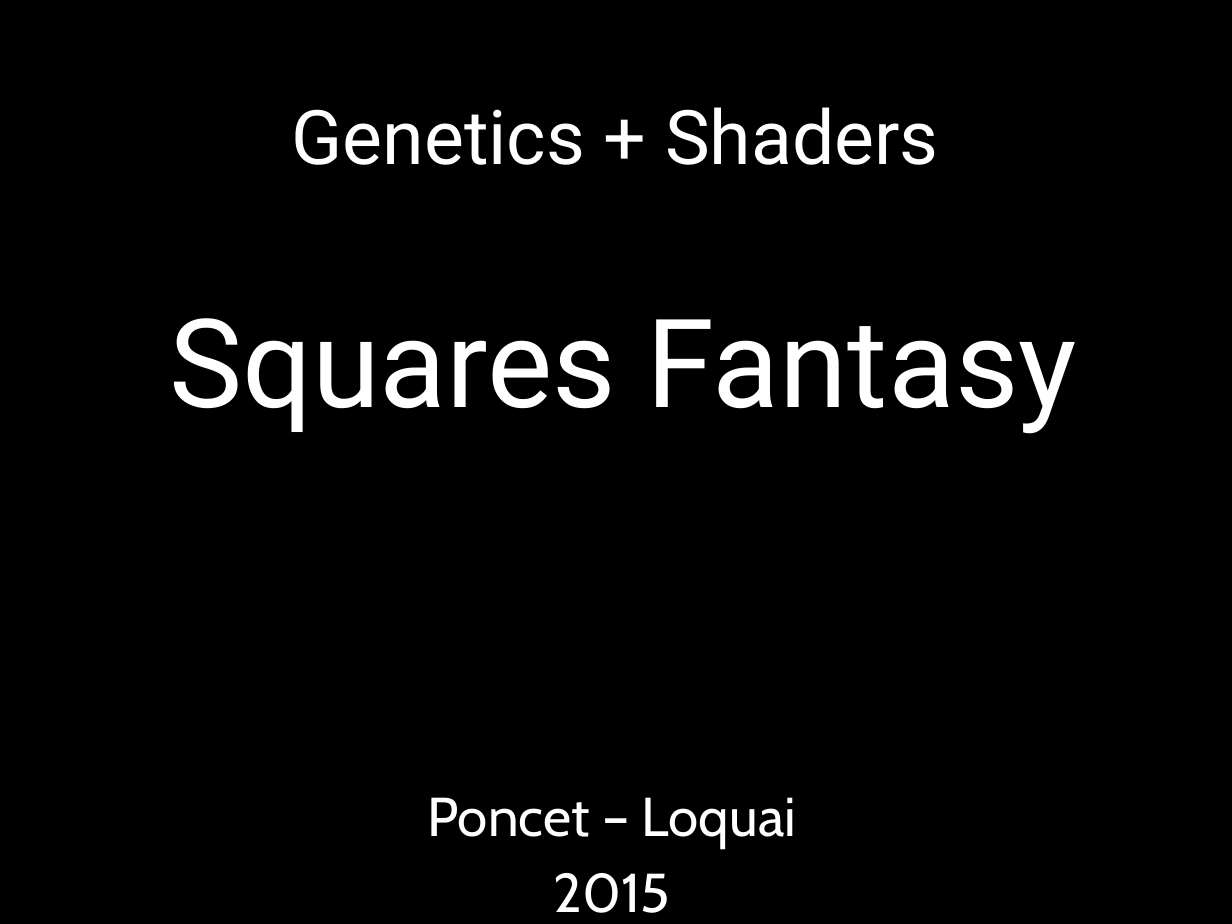
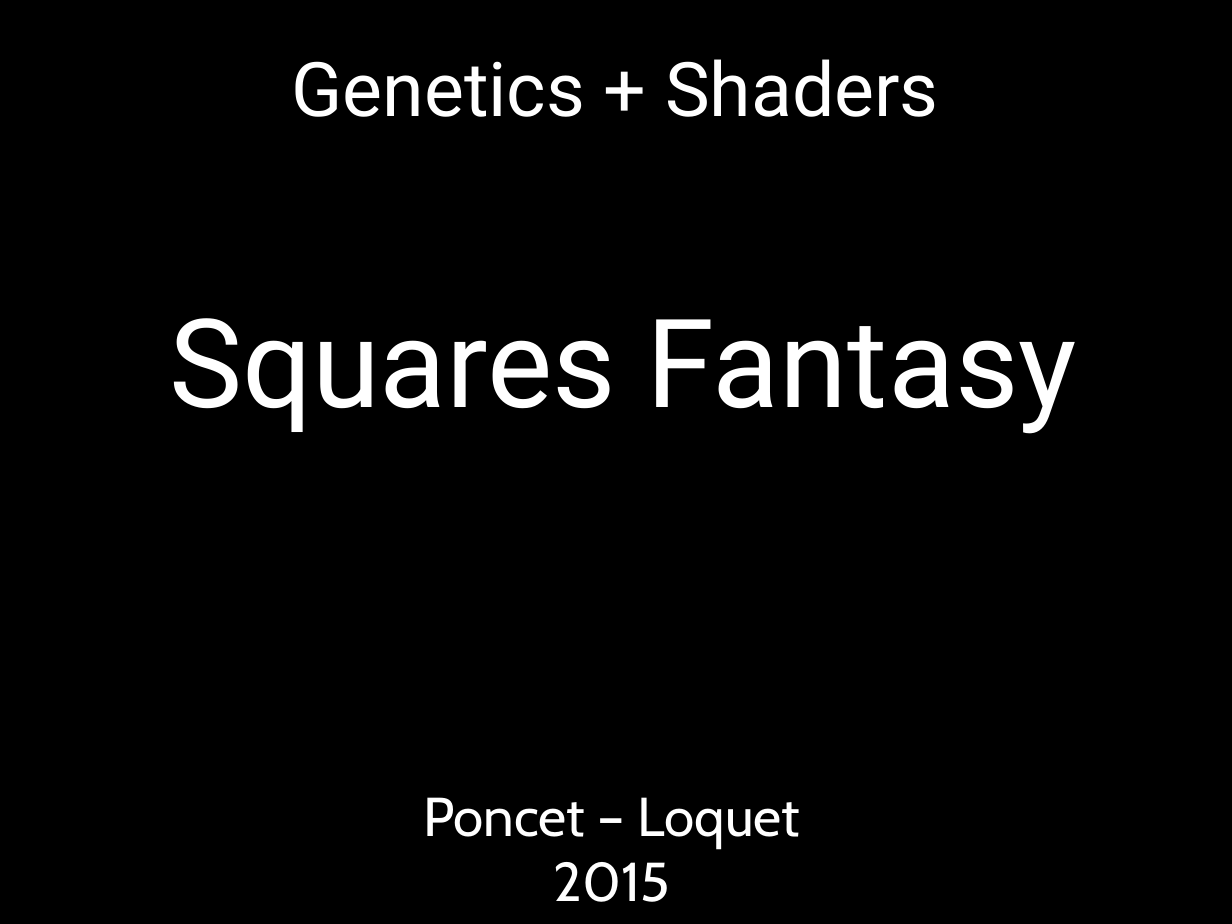
Before and after one commit to tecnop/OpenSticky, a slide deck: slide 1 of DOC/PPT/squared.pptx. Drawn at 1232x924 pixels with LibreOffice and Linux fonts; fonts in the diff are those of the drawing; background and template pictures are left out. Boxes give left, top, right and bottom in pixels: in the first picture for what was removed or moved away, otherwise in the second. Text is boxed around its words. In the diff, an @@ line names an element or a change of style, - is before the commit and + after.

```diff
--- a/DOC/PPT/squared.pptx
+++ b/DOC/PPT/squared.pptx
@@ title "Genetics + Shaders" at (x1=291, y1=59, x2=939, y2=117): vertical alignment middle to top @@
@@ subtitle at (x1=423, y1=797, x2=801, y2=848): text changed @@
-Poncet – Loquai
+Poncet – Loquet
```
Also in this commit, not shown: 9 slides added, 8 slides removed, 4 other files.
